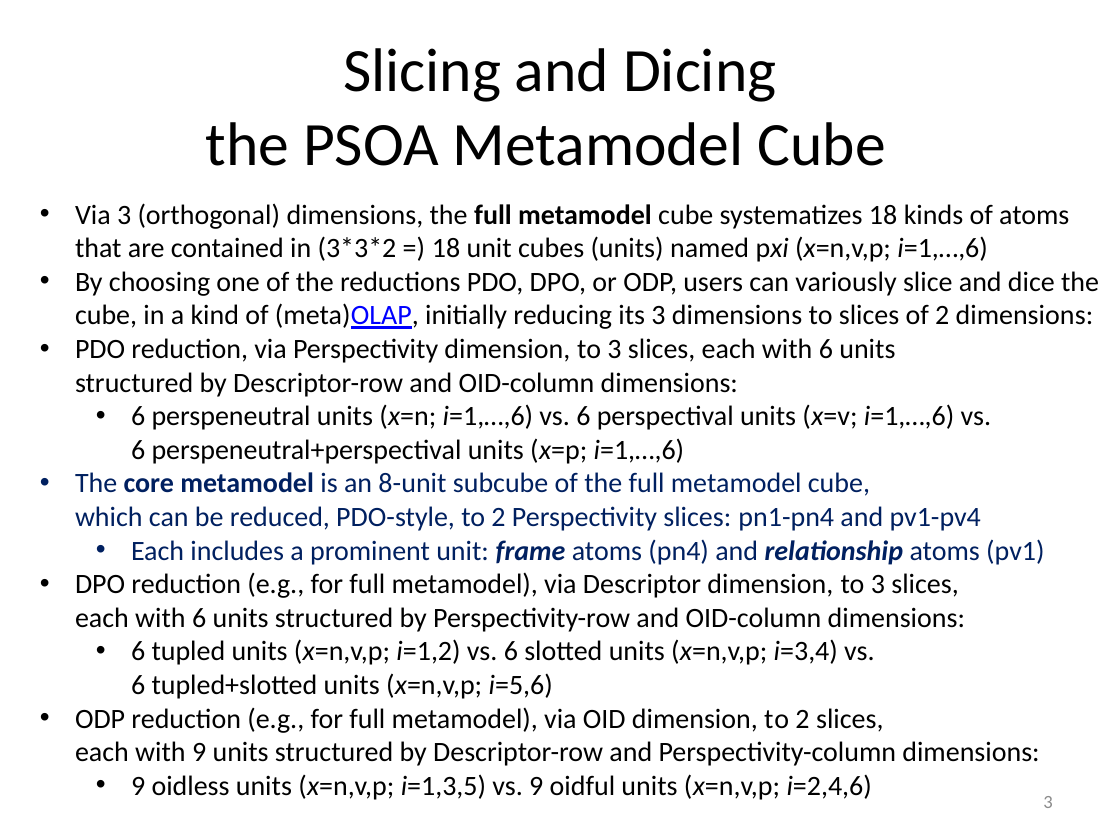
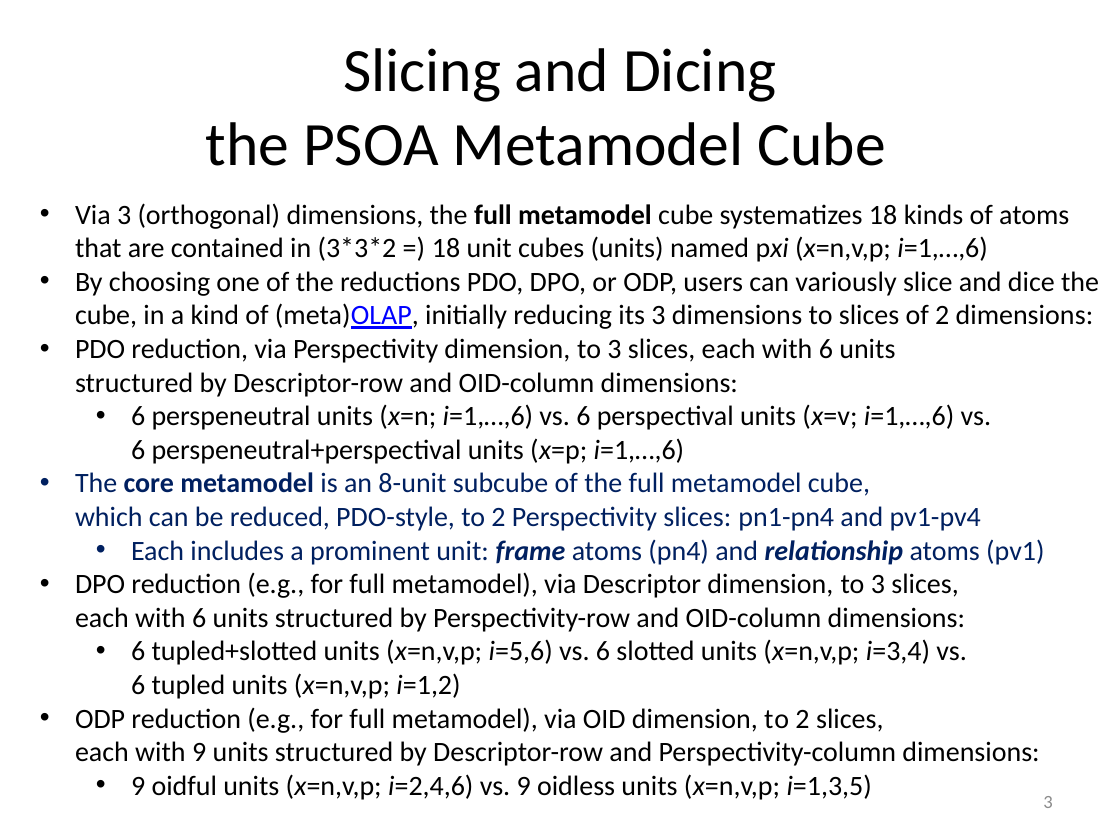
Before and after one commit to RuleML/ruleml-website, a slide deck: slide 3 of talks/PSOAMetamodelGrailogWedding.pptx. Drawn at 1120x840 pixels with LibreOffice and Linux fonts; fonts in the diff are those of the drawing. Boxes give left, top, right and bottom in pixels: in the first picture for what was removed or moved away, otherwise in the second. Text is boxed around its words. In the diff, an @@ line names an element or a change of style, - is before the commit and + after.

```diff
--- a/talks/PSOAMetamodelGrailogWedding.pptx
+++ b/talks/PSOAMetamodelGrailogWedding.pptx
@@ text at bbox=[131, 639, 967, 699]: text changed @@
-  • 6 tupled units (x=n,v,p; i=1,2) vs. 6 slotted units (x=n,v,p; i=3,4) vs.
-    6 tupled+slotted units (x=n,v,p; i=5,6)
+  • 6 tupled+slotted units (x=n,v,p; i=5,6) vs. 6 slotted units (x=n,v,p; i=3,4) vs.
+    6 tupled units (x=n,v,p; i=1,2)
@@ text at bbox=[131, 774, 1052, 808]: text changed @@
-  • 9 oidless units (x=n,v,p; i=1,3,5) vs. 9 oidful units (x=n,v,p; i=2,4,6)
+  • 9 oidful units (x=n,v,p; i=2,4,6) vs. 9 oidless units (x=n,v,p; i=1,3,5)
```
Also in this commit, not shown: 3 other slides changed, 1 other file.
